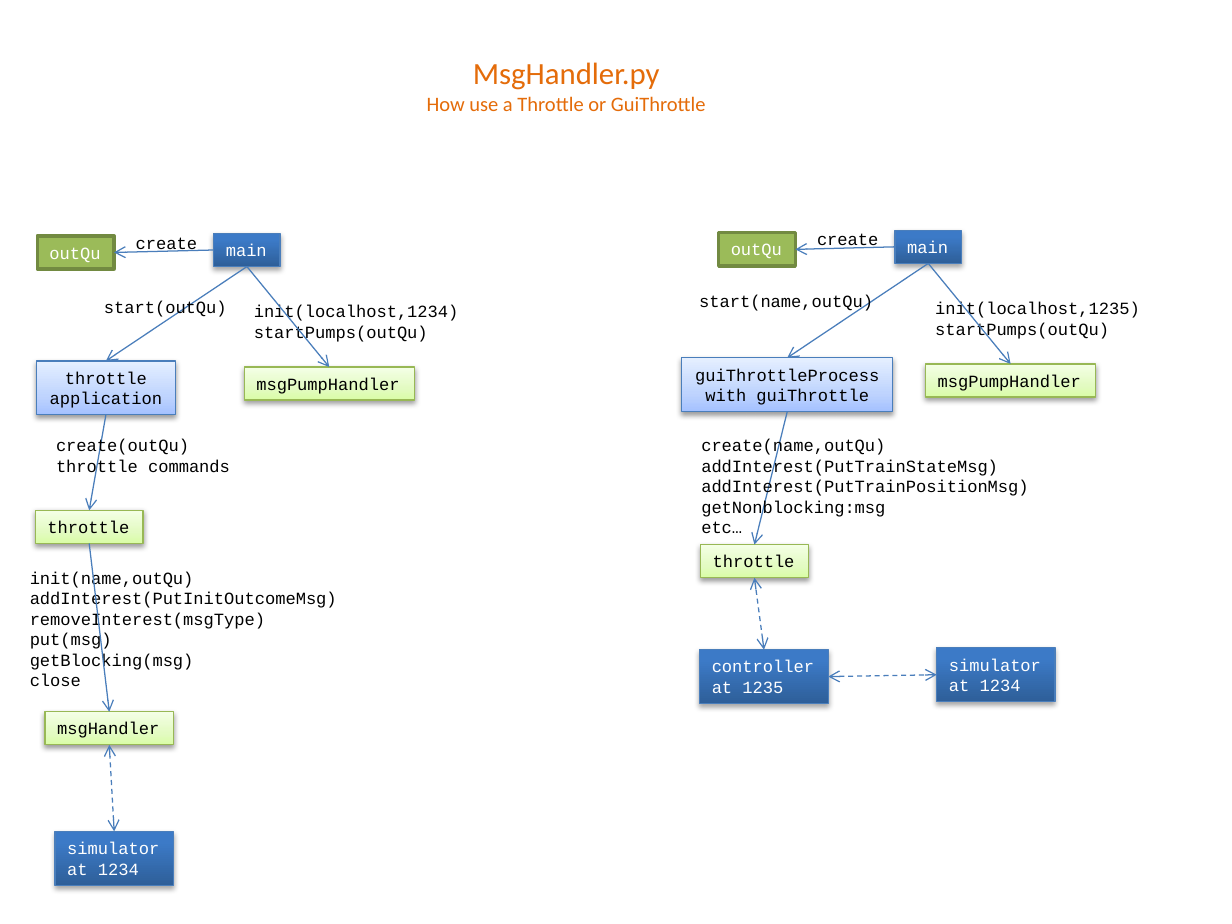
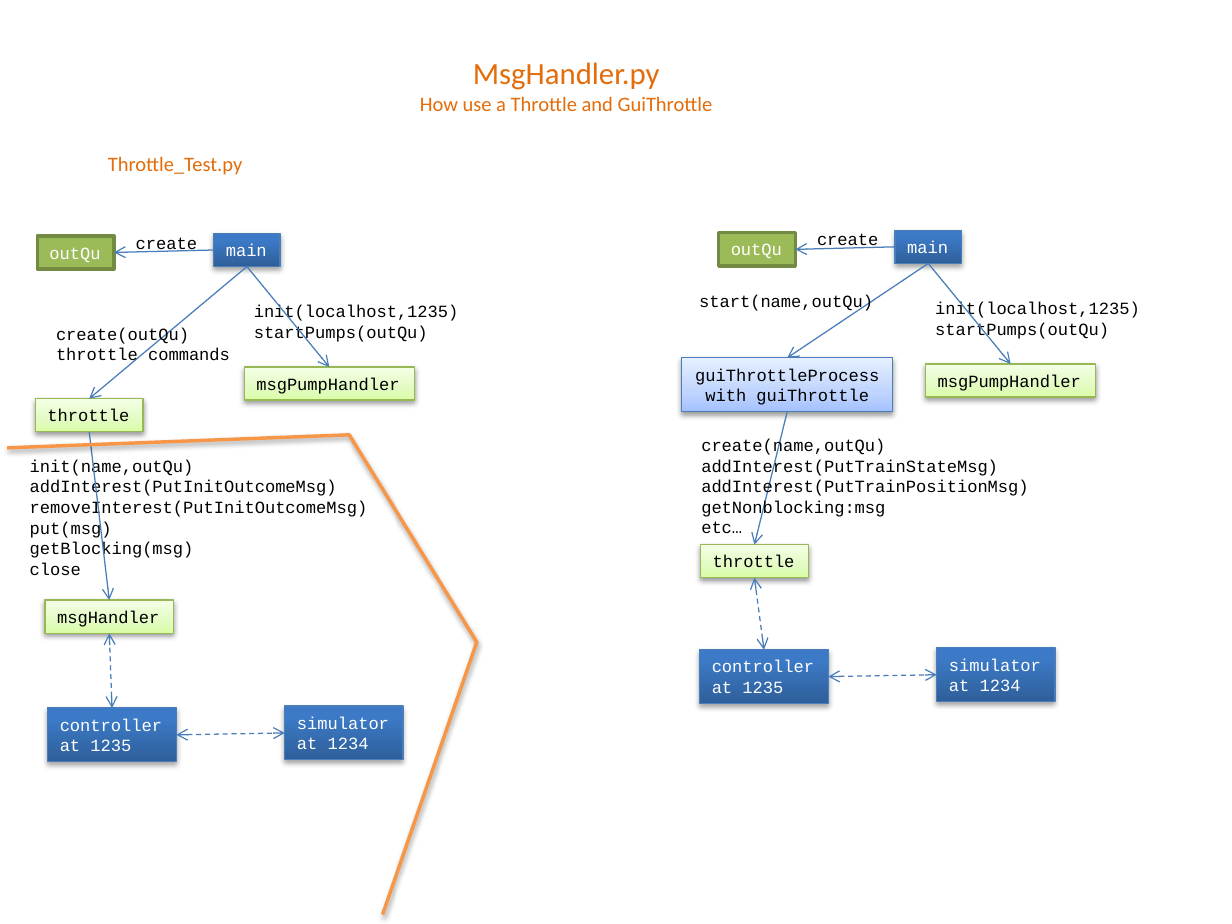
Before and after one commit to mlozborne/motin, a slide deck: slide 6 of Scripting/ScriptingDocumenation/DesignDiagrams.pptx. Drawn at 1232x924 pixels with LibreOffice and Linux fonts; fonts in the diff are those of the drawing. Boxes give left, top, right and bottom in pixels: in the first picture for what was removed or moved away, otherwise in the second. Text is boxed around its words. In the diff, an @@ line names an element or a change of style, - is before the commit and + after.

```diff
--- a/Scripting/ScriptingDocumenation/DesignDiagrams.pptx
+++ b/Scripting/ScriptingDocumenation/DesignDiagrams.pptx
@@ text "MsgHandler.py": place and size @@
-text "MsgHandler.py" at bbox=[427, 62, 706, 111]
+text "MsgHandler.py" at bbox=[420, 62, 713, 111]
@@ text at bbox=[420, 96, 713, 111]: text changed @@
-How use a Throttle or GuiThrottle
+How use a Throttle and GuiThrottle
@@ text added at bbox=[108, 156, 243, 175], 12 pt, text #E46C0A @@
+Throttle_Test.py
@@ arrow moved from (246, 266) - (106, 361) to (246, 266) - (89, 399) @@
@@ text removed at bbox=[104, 300, 227, 318] @@
-start(outQu)
@@ text at bbox=[254, 305, 459, 323]: text changed @@
-init(localhost,1234)
+init(localhost,1235)
@@ rectangle removed at bbox=[37, 361, 176, 415] @@
-throttle
-application
@@ arrow removed from (106, 415) to (89, 510) @@
@@ freeform shape added at bbox=[7, 435, 477, 914], outline #F79646 2 pt @@
@@ 2 rectangles, 1 text, 1 arrow: place and size @@
-2 rectangles, 1 text, 1 arrow at bbox=[36, 439, 230, 745]
+2 rectangles, 1 text, 1 arrow at bbox=[36, 327, 230, 633]
@@ text "init(name,outQu)": place and size @@
-text "init(name,outQu)" at bbox=[30, 571, 337, 686]
+text "init(name,outQu)" at bbox=[30, 459, 368, 575]
@@ text at bbox=[30, 500, 368, 518]: text changed @@
-removeInterest(msgType)
+removeInterest(PutInitOutcomeMsg)
@@ double arrow moved from (115, 832) - (110, 745) to (112, 708) - (110, 633) @@
@@ rectangle added at bbox=[48, 708, 176, 763], fill gradient #2F5F99 to #3D7CC7 to #3A7CCB, outline #4B7EBC 0.75 pt, 10 pt, text #FFFFFF @@
+controller
+at 1235
@@ rectangle "simulator": place and size @@
-rectangle "simulator" at bbox=[55, 832, 174, 886]
+rectangle "simulator" at bbox=[285, 706, 403, 760]
@@ double arrow added from (176, 734) to (285, 733), #4B7EBC 0.75 pt dashed @@
```
Also in this commit, not shown: 2 other slides changed, 4 other files.
